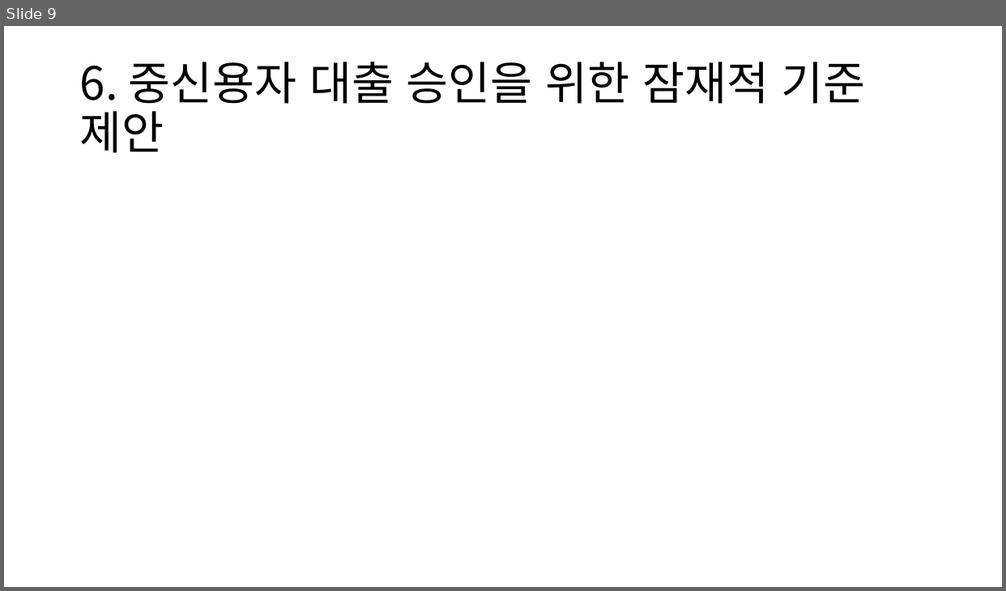
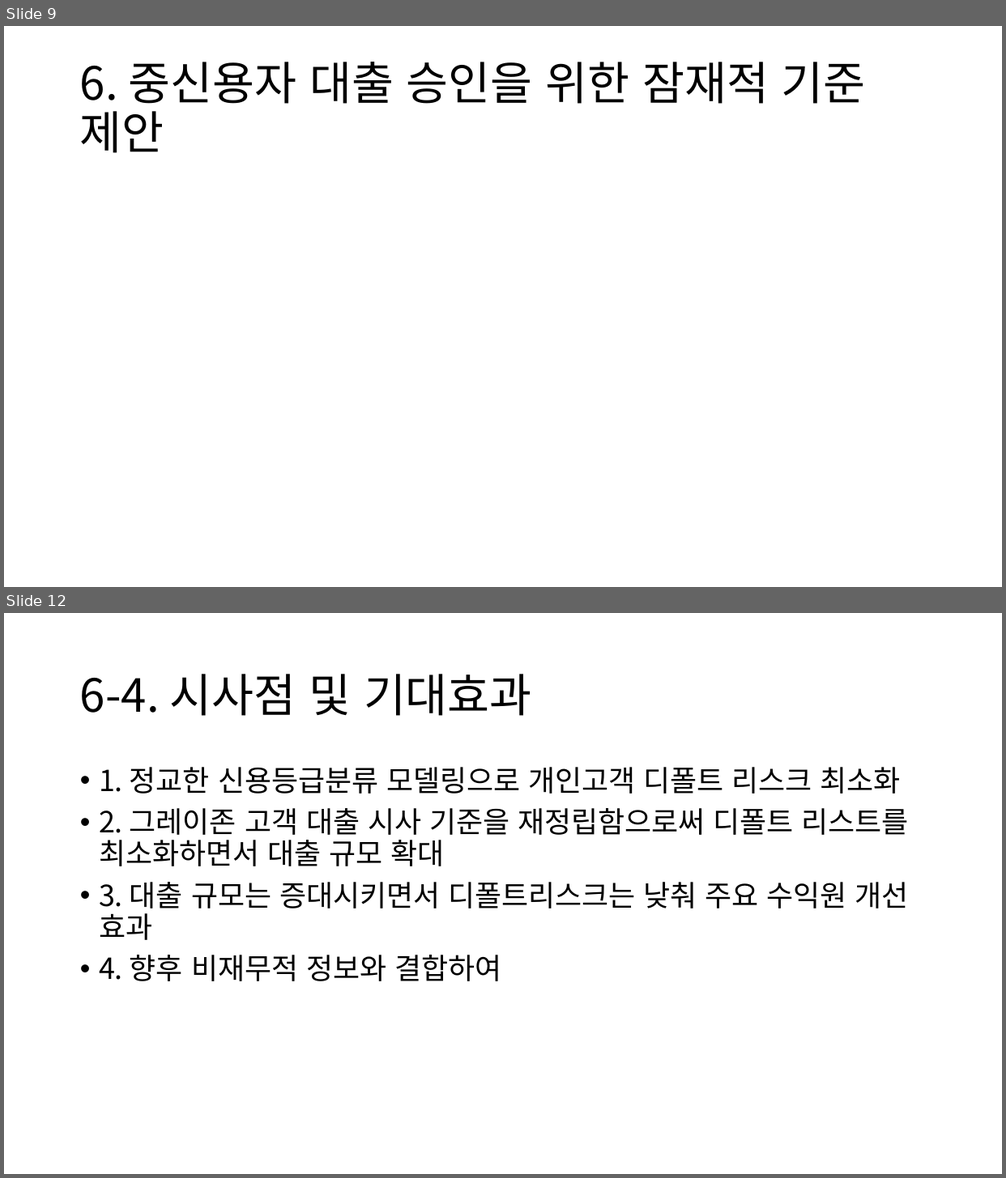
Before and after one commit to HANARONE/dh01, a slide deck: 개인고객 신용등급 산정 모델링.pptx. Shown one above the other, each under a label of ours: slide 9 before the commit, slides 9 and 12 after it; the slides between them are not shown. The pictures are 1006x591 and 1006x1178 pixels, drawn with LibreOffice and Linux fonts; fonts in the diff are those of the drawing. Boxes give left, top, right and bottom in pixels: in the first picture for what was removed or moved away, otherwise in the second. Text is boxed around its words. In the diff, an @@ line names an element or a change of style, - is before the commit and + after.

```diff
--- a/개인고객 신용등급 산정 모델링.pptx
+++ b/개인고객 신용등급 산정 모델링.pptx
@@ slide 12 added at (4,613,1002,1174), background #FFFFFF @@
@@ title added at (80,674,532,716), 44 pt, text #000000 @@
+6-4. 시사점 및 기대효과
@@ text added at (99,767,908,982), 28 pt, text #000000 @@
+• 1. 정교한 신용등급분류 모델링으로 개인고객 디폴트 리스크 최소화
+• 2. 그레이존 고객 대출 시사 기준을 재정립함으로써 디폴트 리스트를 최소화하면서 대출 규모 확대
+• 3. 대출 규모는 증대시키면서 디폴트리스크는 낮춰 주요 수익원 개선 효과
+• 4. 향후 비재무적 정보와 결합하여
```
Also in this commit, not shown: 3 slides changed, 2 other slides added, 5 other files.
